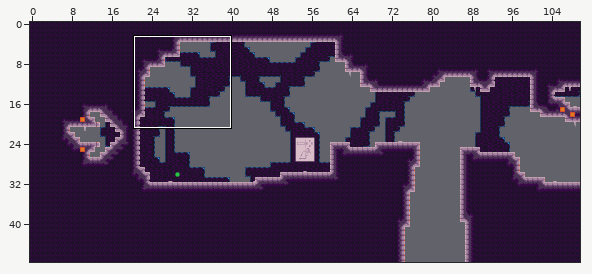
Level history. Tiled map (JSON): assets/world/room/intro1.json. Above: a wide view before the commit, with the close-up outlined.
Close-up. Before:
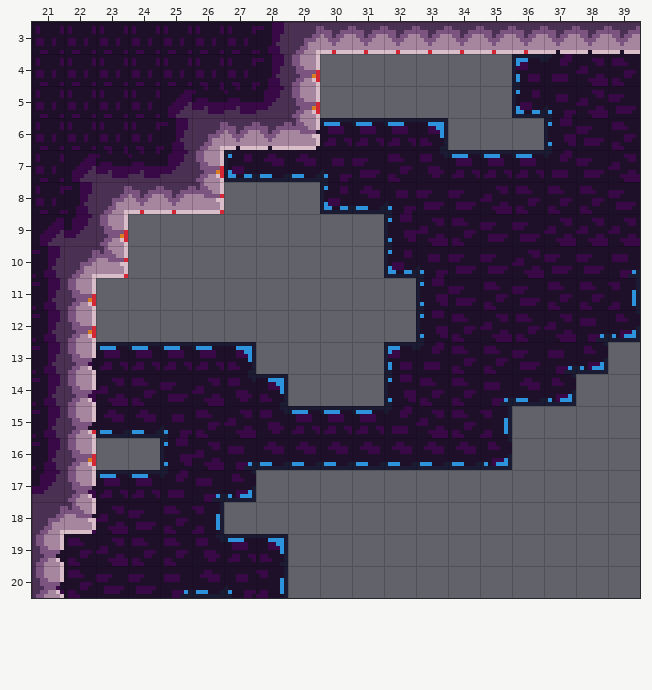
Cells are 8x8 px. Shown: x 21..39, y 3..20. The commit also changed other parts of the map, which this record leaves out. Tiles whose own drawing changed are shown in their newer look in all pictures.
Once edited:
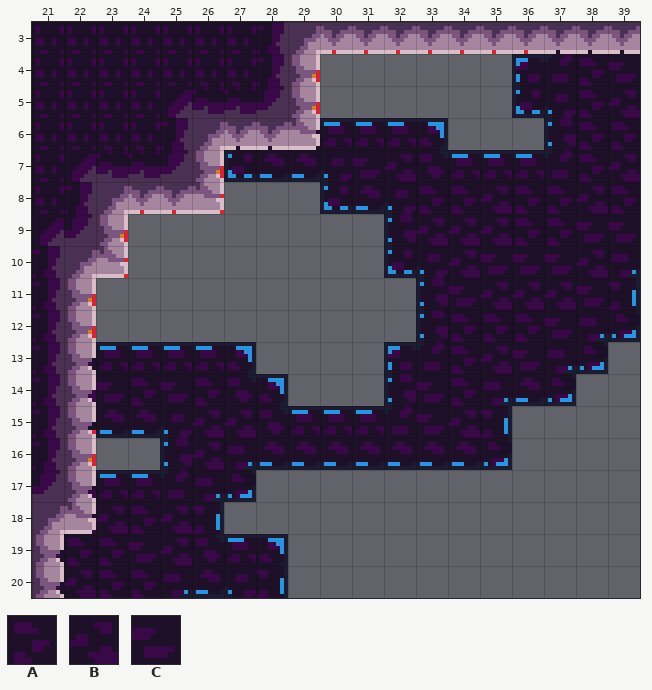
Key: from "stone_bg_decal": A 14, B 41, C 54.
_ is an empty cell.
Tiles replaced or removed in this view: A, B, C.
What changed:
Changed rows in their new state; . is an unchanged cell.
Layer "bg":
first column x 21:
 4 .................AC
 5 .................AB
 6 .................A.
 7 ...........B.....A.
 8 ............AA...BA
 9 .............BBAACC
10 .............B.C.B.
11 ..............BBBC.
12 ..............A.C..
13 ..............B....
14 ..C..A......C......
15 .....B......CB.....
18 ...AB..............
19 C.ACB..............
20 CBAA...............
Boxes around the changes in both close-ups, in picture pixels (x1, y1, x2, y2):
changed: (384, 58, 640, 374)
changed: (96, 378, 128, 406)
changed: (192, 378, 224, 438)
changed: (416, 378, 480, 438)
changed: (56, 506, 192, 598)
